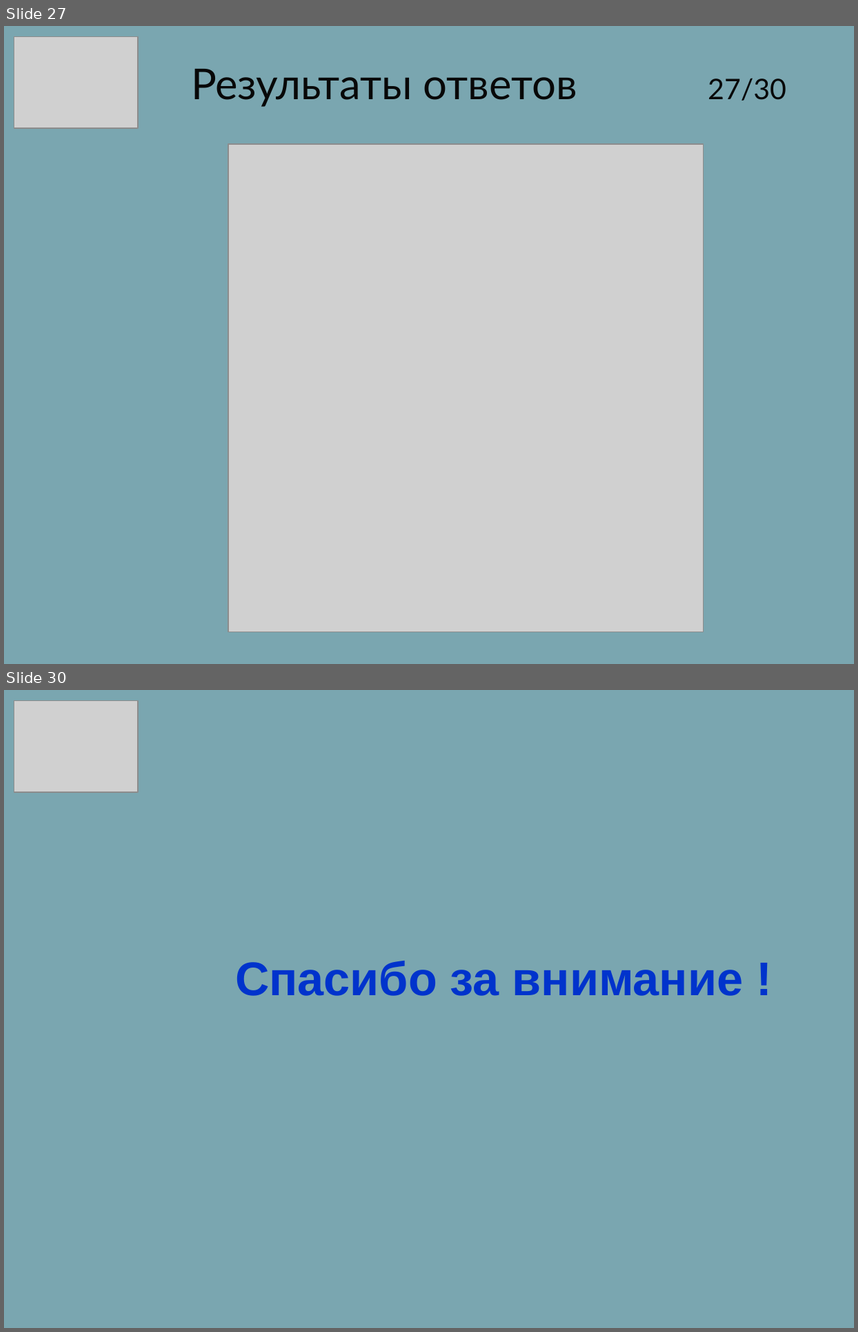
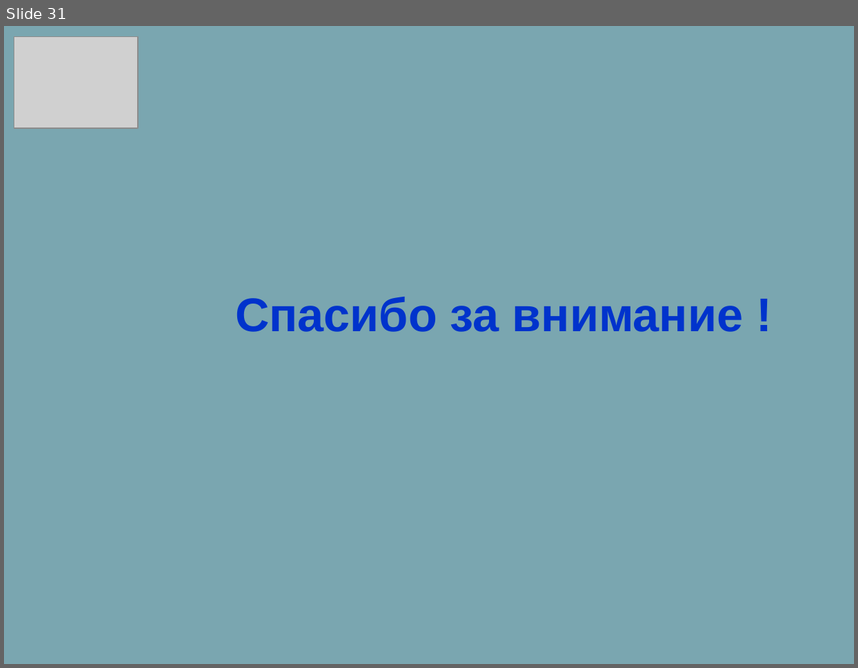
Before and after one commit to sidav/Master_dissertation, a slide deck: Kovun_for_masters_degree.pptx. Shown one above the other, each under a label of ours: slides 27 and 30 before the commit, slide 31 after it; the slides between them are not shown. The pictures are 858x1332 and 858x668 pixels, drawn with LibreOffice and Linux fonts; fonts in the diff are those of the drawing; grey boxes stand for pictures; background and template pictures are left out. Boxes give left, top, right and bottom in pixels: in the first picture for what was removed or moved away, otherwise in the second. Text is boxed around its words. In the diff, an @@ line names an element or a change of style, - is before the commit and + after.

```diff
--- a/Kovun_for_masters_degree.pptx
+++ b/Kovun_for_masters_degree.pptx
@@ slide 27 removed at (4, 26, 854, 664), background picture (left out) @@
@@ picture removed at (14, 37, 139, 128) @@
@@ title removed at (191, 69, 786, 107) @@
-Результаты ответов 27/30
@@ picture removed at (228, 144, 704, 631) @@
@@ what was slide 30 is now slide 31 @@
```
Also in this commit, not shown: 4 slides changed, 23 slides added, 21 other slides removed, 5 other files.
